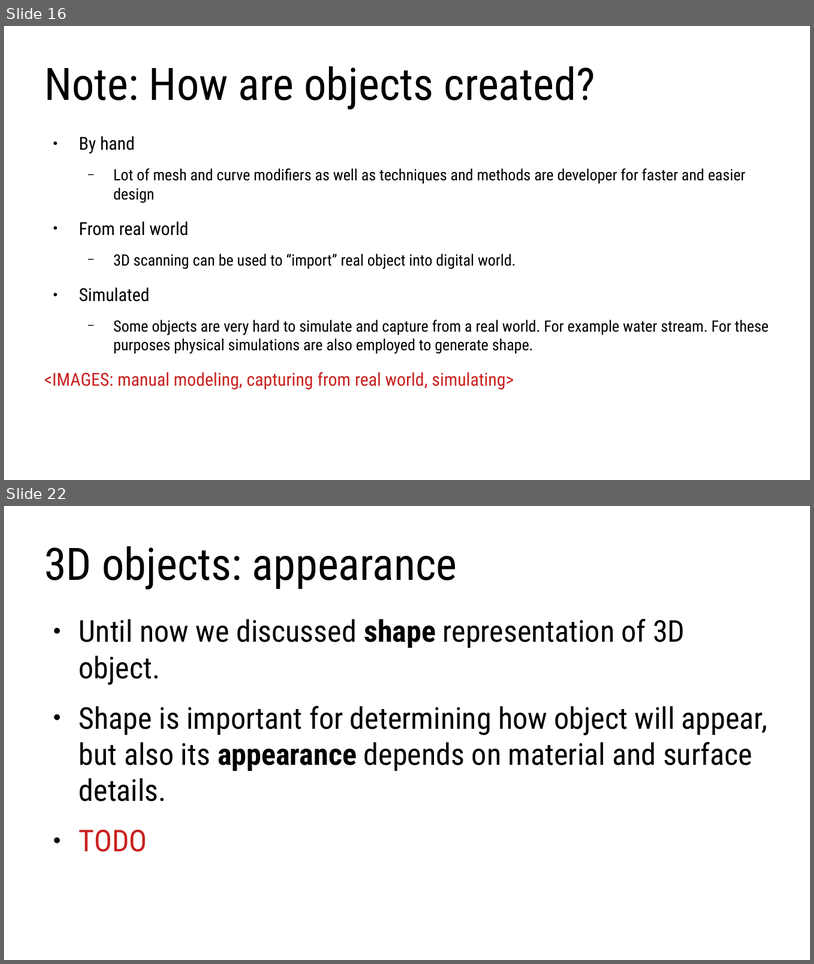
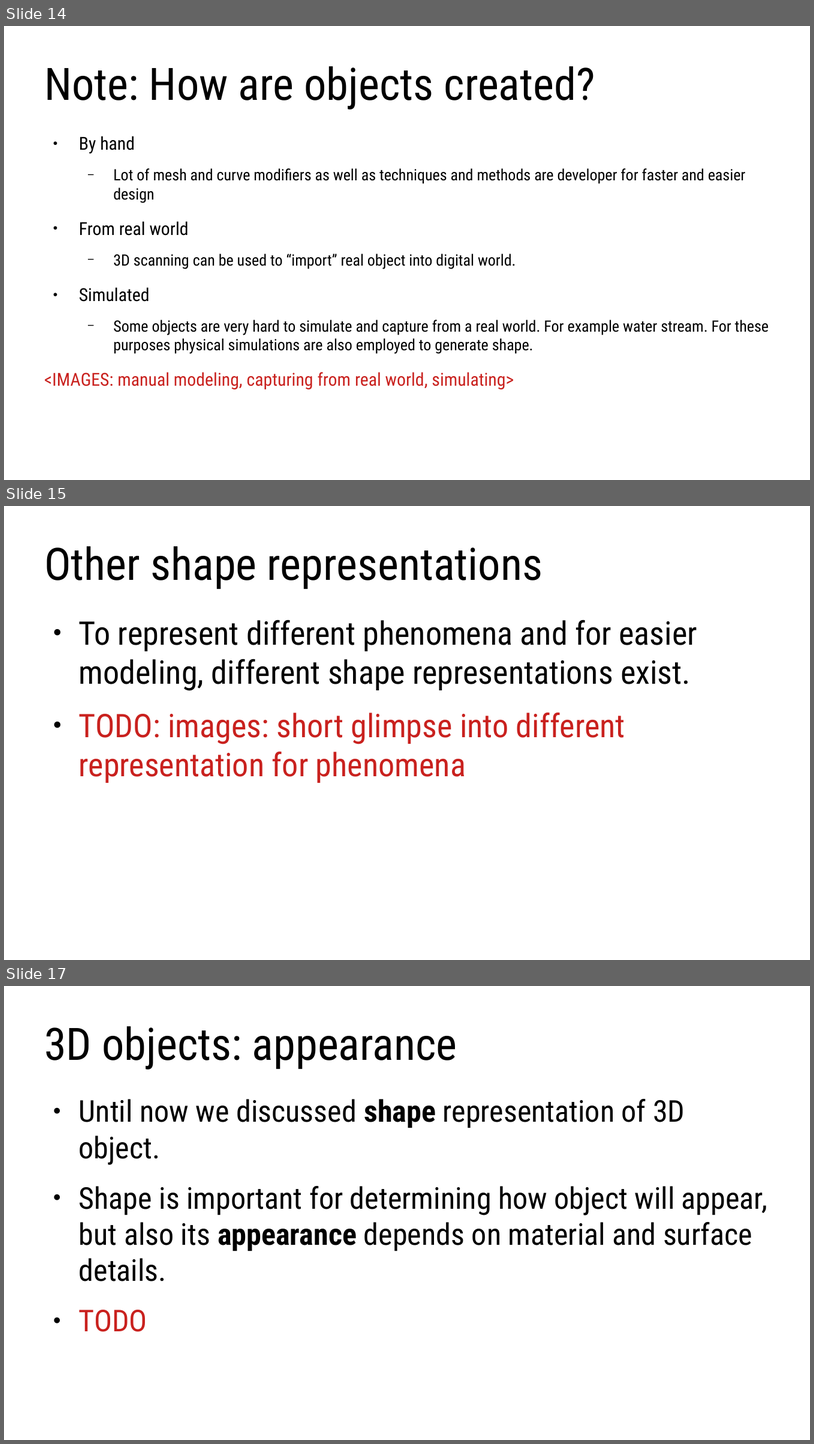
Before and after one commit to lorentzo/IntroductionToComputerGraphics, a slide deck: lectures/2_overview_computer_image_generation/computer_image_generation_overview.odp. Shown one above the other, each under a label of ours: slides 16 and 22 before the commit, slides 14, 15 and 17 after it; the slides between them are not shown. The pictures are 814x964 and 814x1444 pixels, drawn with LibreOffice and Linux fonts; fonts in the diff are those of the drawing. Boxes give left, top, right and bottom in pixels: in the first picture for what was removed or moved away, otherwise in the second. Text is boxed around its words. In the diff, an @@ line names an element or a change of style, - is before the commit and + after.

```diff
--- a/lectures/2_overview_computer_image_generation/computer_image_generation_overview.odp
+++ b/lectures/2_overview_computer_image_generation/computer_image_generation_overview.odp
@@ slide 15 added at (4,506,810,960), background #FFFFFF @@
@@ title added at (44,546,543,589), 44 pt, text #000000 @@
+Other shape representations
@@ text added at (79,620,698,783), 32 pt, text #000000 @@
+● To represent different phenomena and for easier modeling, different shape representations exist.
+● TODO: images: short glimpse into different representation for phenomena
@@ what was slide 16 is now slide 14 @@
@@ what was slide 22 is now slide 17 @@
```
Also in this commit, not shown: 5 slides changed, 4 slides removed, 7 other files.
